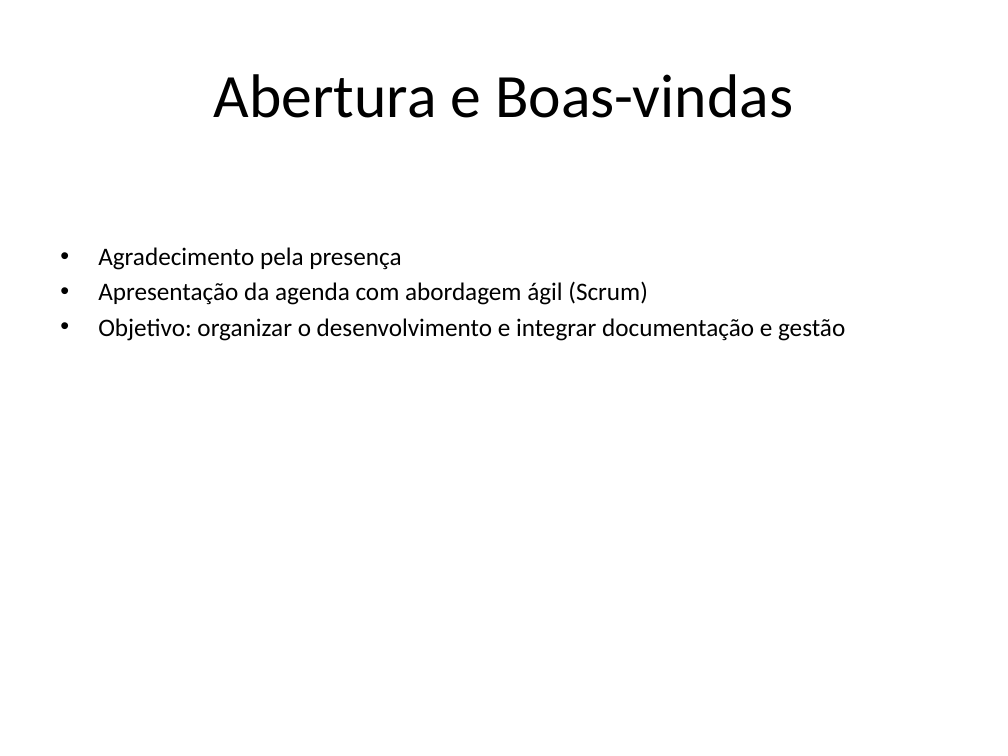
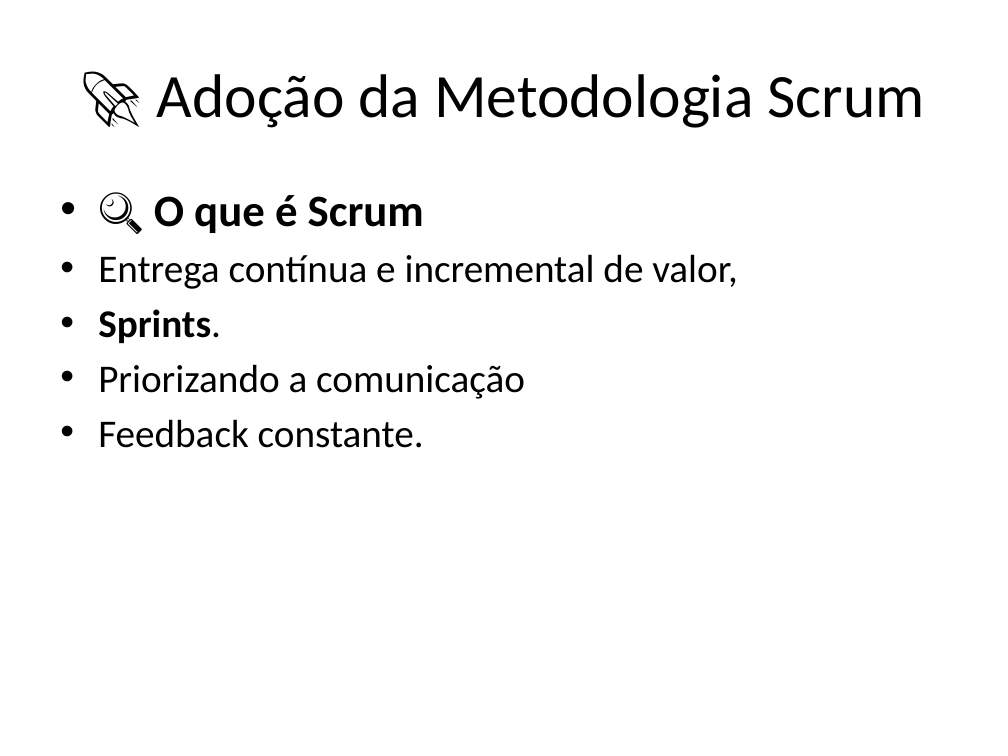
Before and after one commit to ATOM-Arm/docs, a slide deck: slide 2 of meetings/6th_Weekly copy/Roteiro_Reuniao_Projeto_ATOM_Agil.pptx. Drawn at 1008x756 pixels with LibreOffice and Linux fonts; fonts in the diff are those of the drawing. Boxes give left, top, right and bottom in pixels: in the first picture for what was removed or moved away, otherwise in the second. Text is boxed around its words. In the diff, an @@ line names an element or a change of style, - is before the commit and + after.

```diff
--- a/meetings/6th_Weekly copy/Roteiro_Reuniao_Projeto_ATOM_Agil.pptx
+++ b/meetings/6th_Weekly copy/Roteiro_Reuniao_Projeto_ATOM_Agil.pptx
@@ title at [157, 74, 924, 128]: text changed @@
-Abertura e Boas-vindas
+🚀 Adoção da Metodologia Scrum
@@ text at [98, 195, 738, 448]: text changed; size 18 to 28 pt @@
-• Agradecimento pela presença
-• Apresentação da agenda com abordagem ágil (Scrum)
-• Objetivo: organizar o desenvolvimento e integrar documentação e gestão
+• 🔍 O que é Scrum
+• Entrega contínua e incremental de valor,
+• Sprints.
+• Priorizando a comunicação
+• Feedback constante.
```
Also in this commit, not shown: 2 other slides changed, 4 slides added, 4 slides removed.
